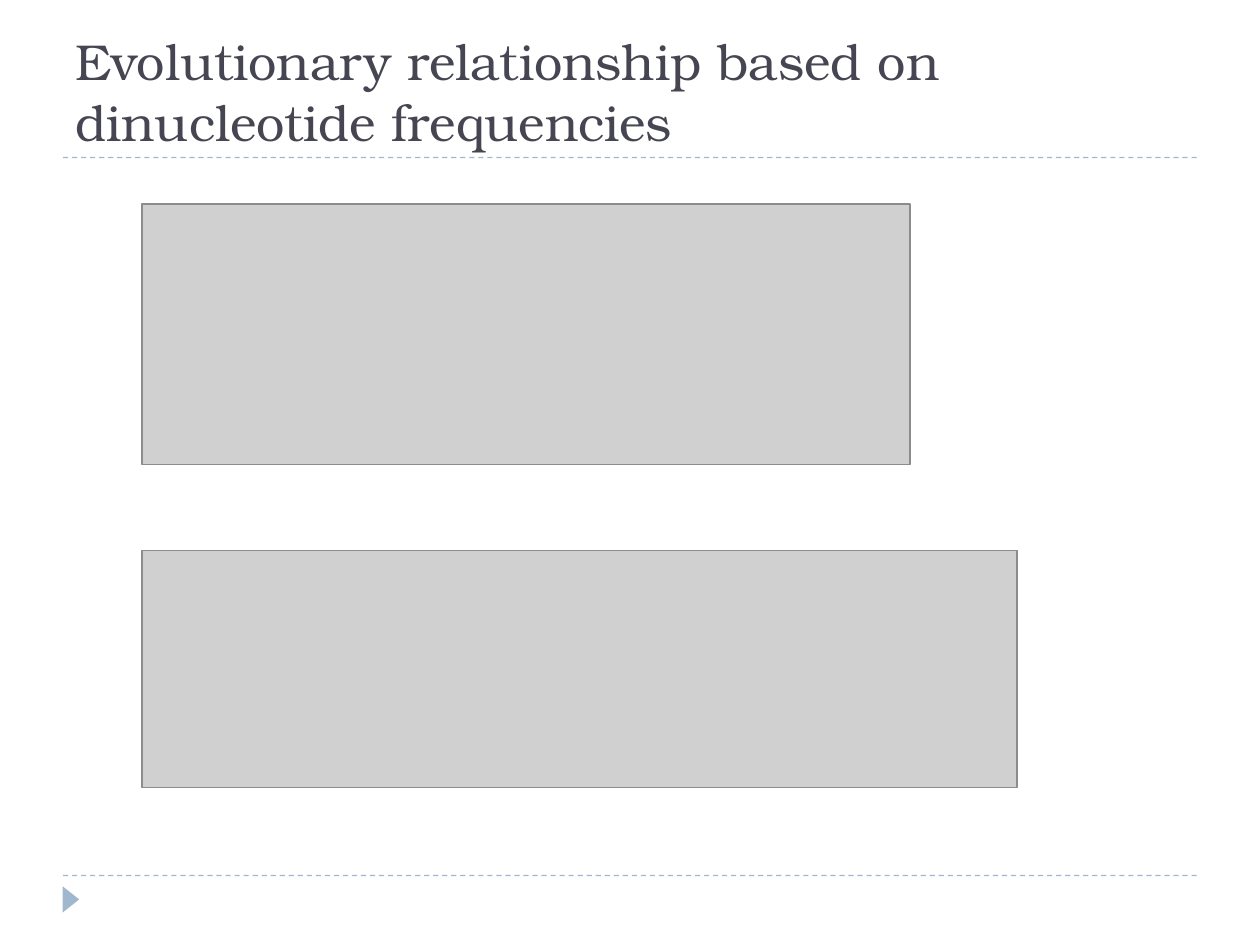
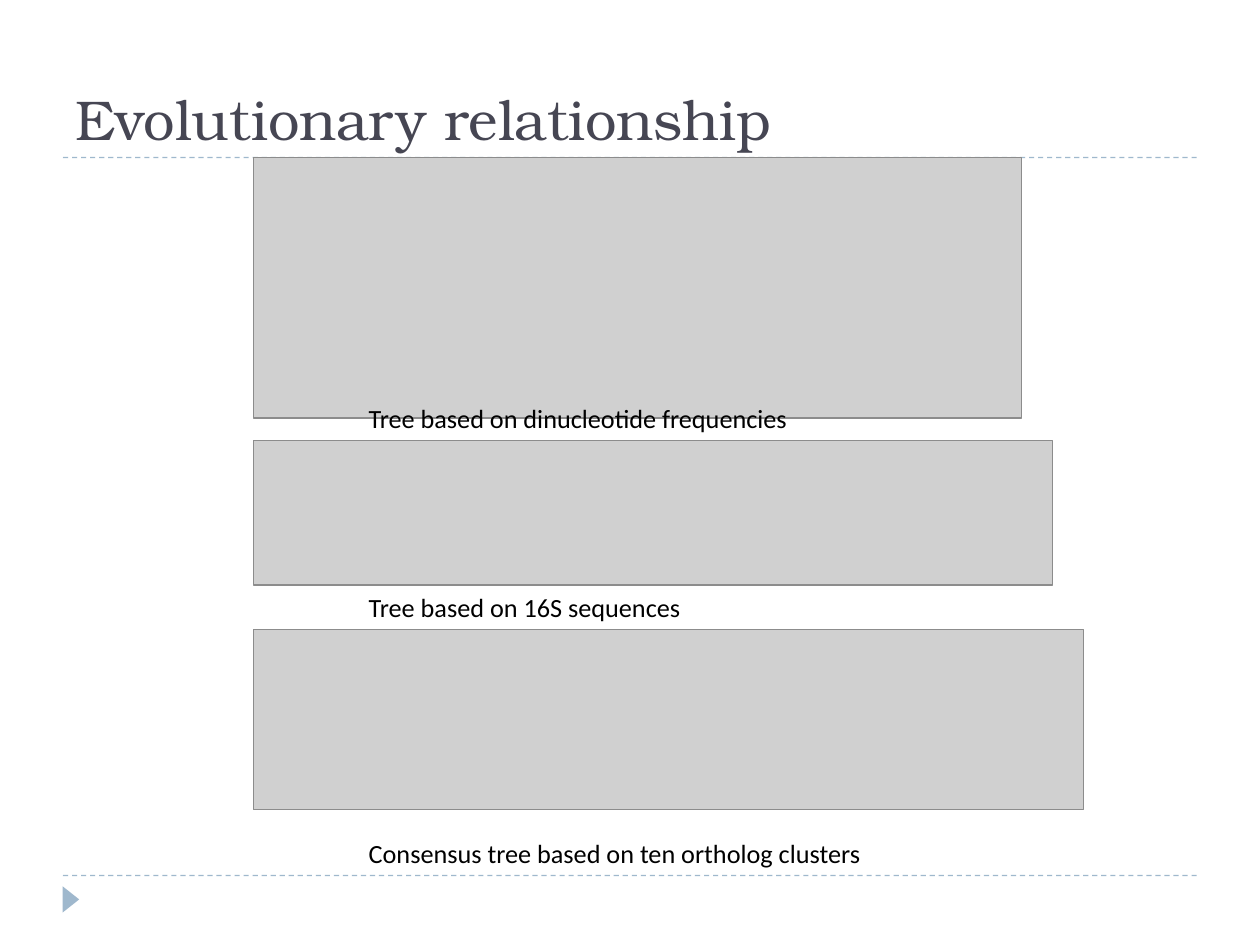
Before and after one commit to shuhanxu93/comparative_genomics, a slide deck: slide 20 of project/Final_presentation.pptx. Drawn at 1260x945 pixels with LibreOffice and Linux fonts; fonts in the diff are those of the drawing; grey boxes stand for pictures. Boxes give left, top, right and bottom in pixels: in the first picture for what was removed or moved away, otherwise in the second. Text is boxed around its words. In the diff, an @@ line names an element or a change of style, - is before the commit and + after.

```diff
--- a/project/Final_presentation.pptx
+++ b/project/Final_presentation.pptx
@@ title at [75,100,771,153]: text changed; size 28.8 to 32 pt @@
-Evolutionary relationship based on dinucleotide frequencies
+Evolutionary relationship
@@ picture: place and size @@
-picture at [142,204,911,465]
+picture at [253,158,1022,418]
@@ text added at [369,409,787,434], 15 pt, text #000000 @@
+Tree based on dinucleotide frequencies
@@ picture added at [253,441,1052,586] @@
@@ text added at [369,598,680,622], 15 pt, text #000000 @@
+Tree based on 16S sequences
@@ picture: place and size @@
-picture at [142,551,1017,788]
+picture at [253,630,1084,810]
@@ text added at [369,844,860,868], 15 pt, text #000000 @@
+Consensus tree based on ten ortholog clusters
```
Also in this commit, not shown: 2 other slides changed, 3 other files.
